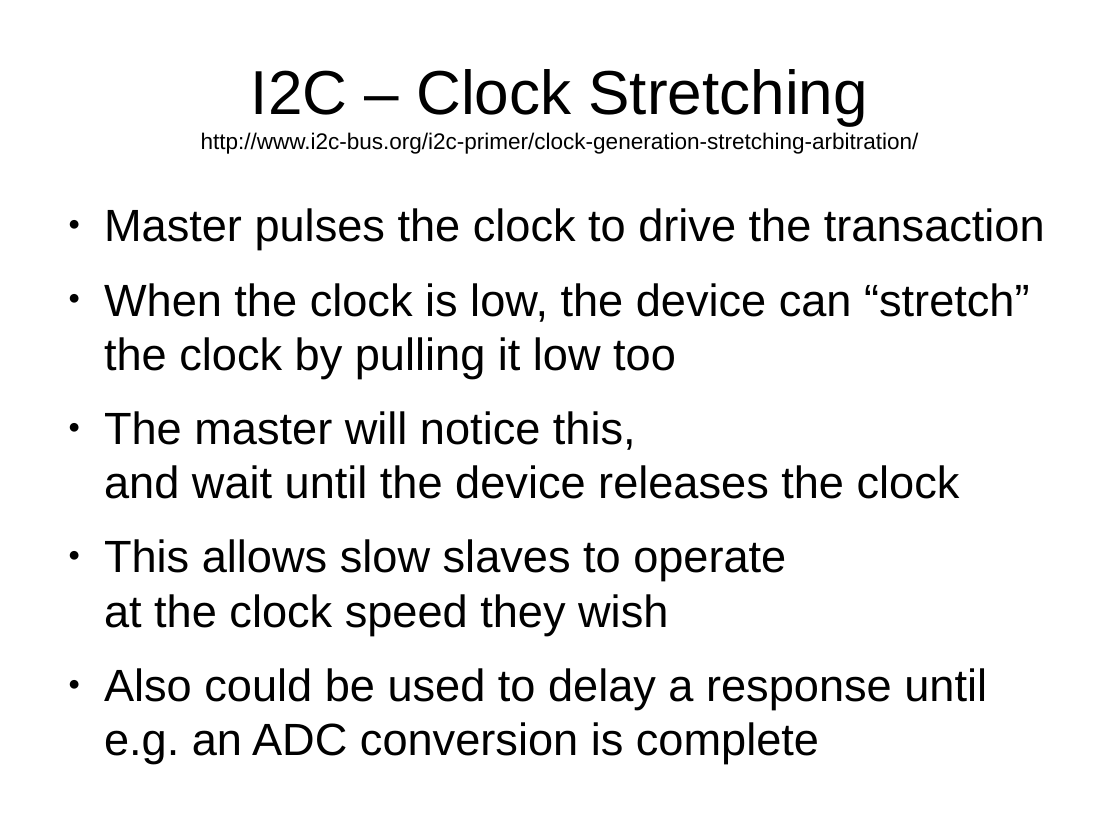
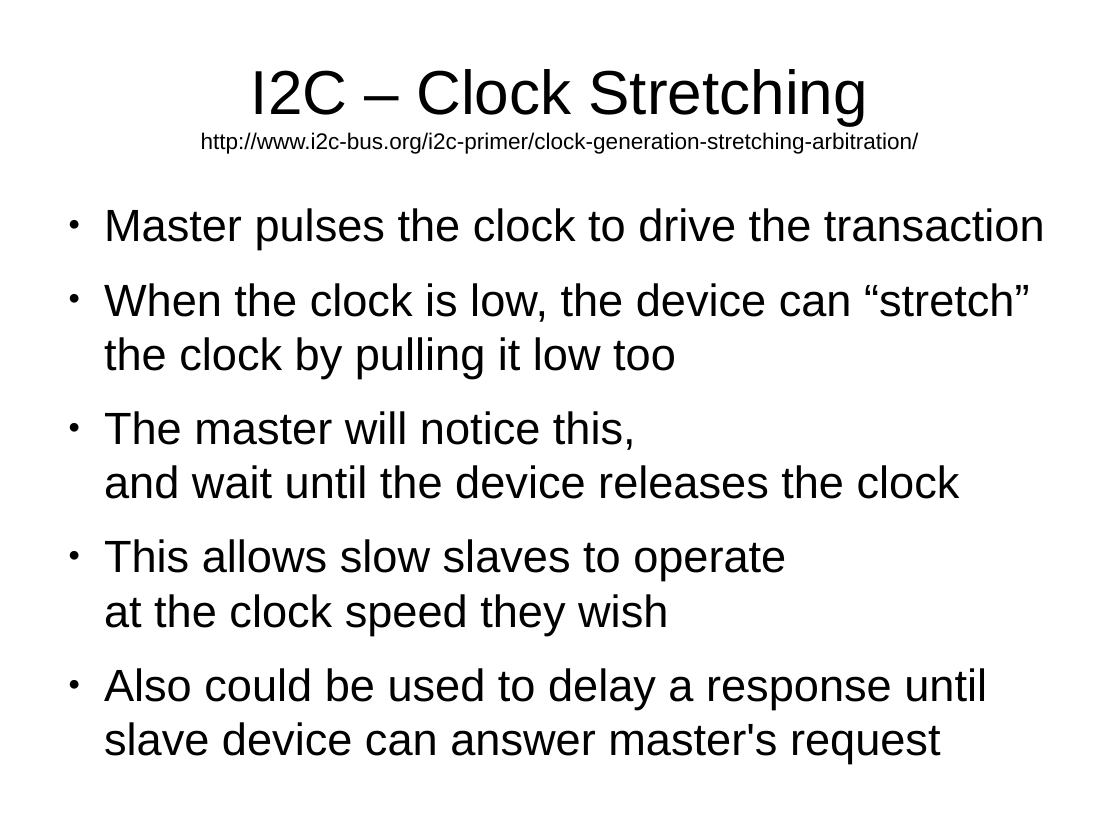
Before and after one commit to swarren/presentations, a slide deck: slide 23 of bus-protocols/bus-protocols.odp (slide 21 before the commit). Drawn at 1120x840 pixels with LibreOffice and Linux fonts; fonts in the diff are those of the drawing. Boxes give left, top, right and bottom in pixels: in the first picture for what was removed or moved away, otherwise in the second. Text is boxed around its words. In the diff, an @@ line names an element or a change of style, - is before the commit and + after.

```diff
--- a/bus-protocols/bus-protocols.odp
+++ b/bus-protocols/bus-protocols.odp
@@ text at (x1=104, y1=668, x2=987, y2=764): text changed @@
-● Also could be used to delay a response until e.g. an ADC conversion is complete
+● Also could be used to delay a response until slave device can answer master's request
```
Also in this commit, not shown: 13 other slides changed, 1 slide added, 4 other files.
